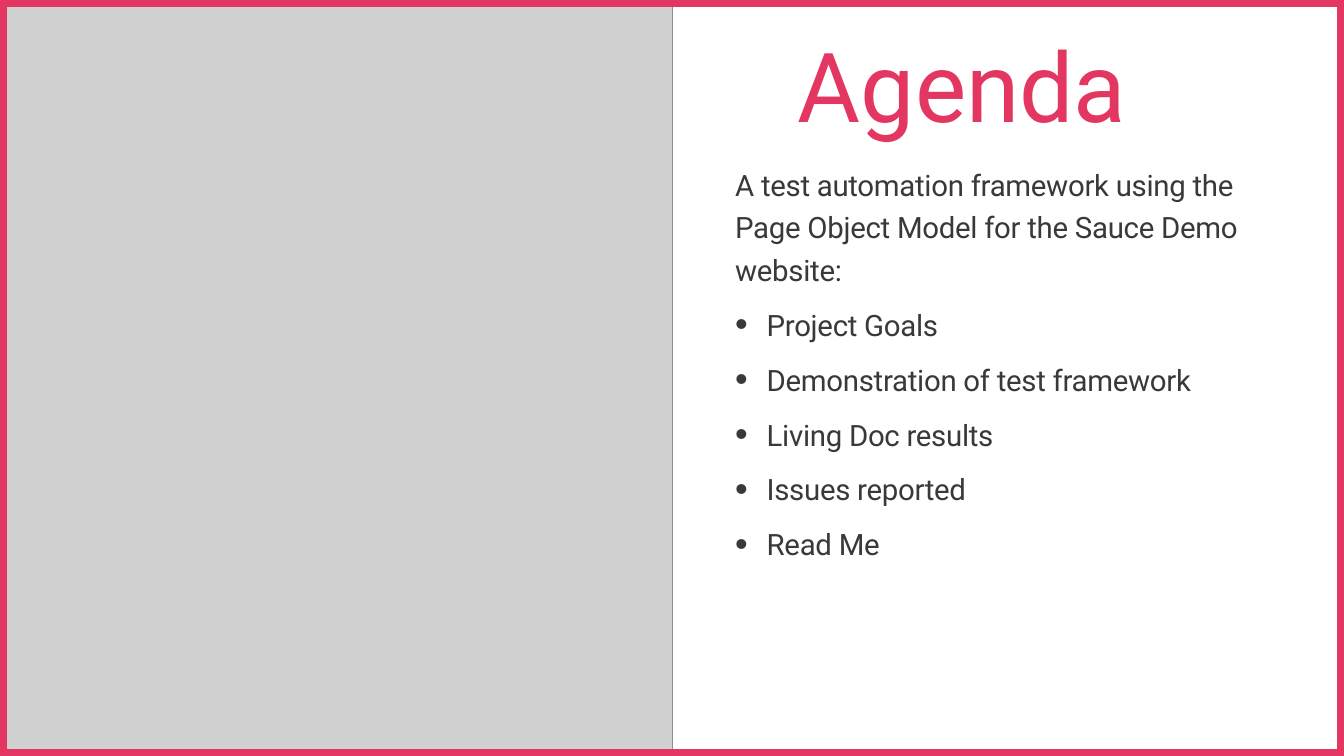
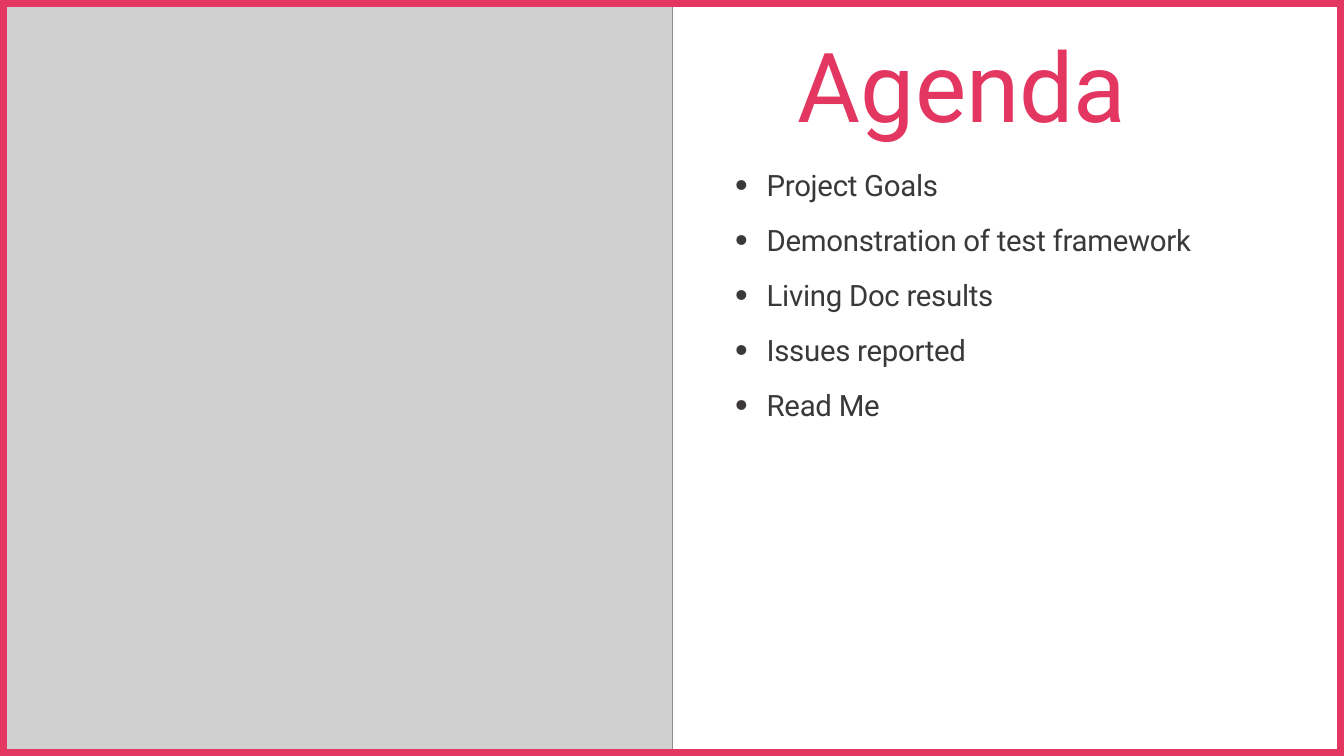
Before and after one commit to SupaDylan11/SauceDemoAutomationFW, a slide deck: slide 2 of SD_TestAutomation_Presentation.pptx. Drawn at 1344x756 pixels with LibreOffice and Linux fonts; fonts in the diff are those of the drawing; grey boxes stand for pictures. Boxes give left, top, right and bottom in pixels: in the first picture for what was removed or moved away, otherwise in the second. Text is boxed around its words. In the diff, an @@ line names an element or a change of style, - is before the commit and + after.

```diff
--- a/SD_TestAutomation_Presentation.pptx
+++ b/SD_TestAutomation_Presentation.pptx
@@ text at box(735, 173, 1238, 282): paragraph removed @@
-A test automation framework using the Page Object Model for the Sauce Demo website:
```
Also in this commit, not shown: 1 other slide changed.
